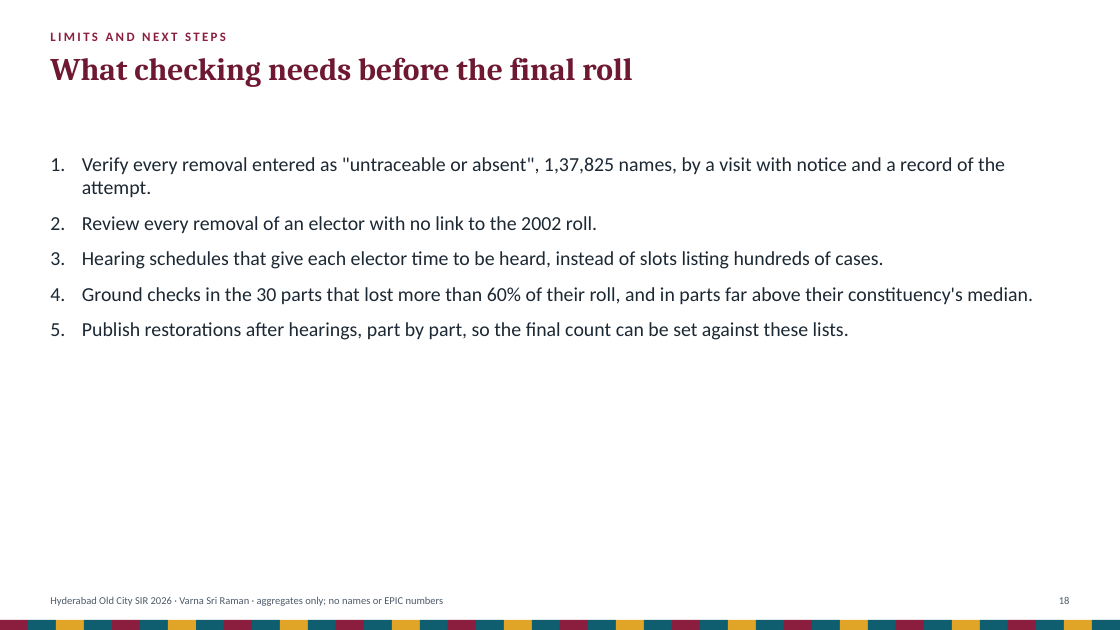
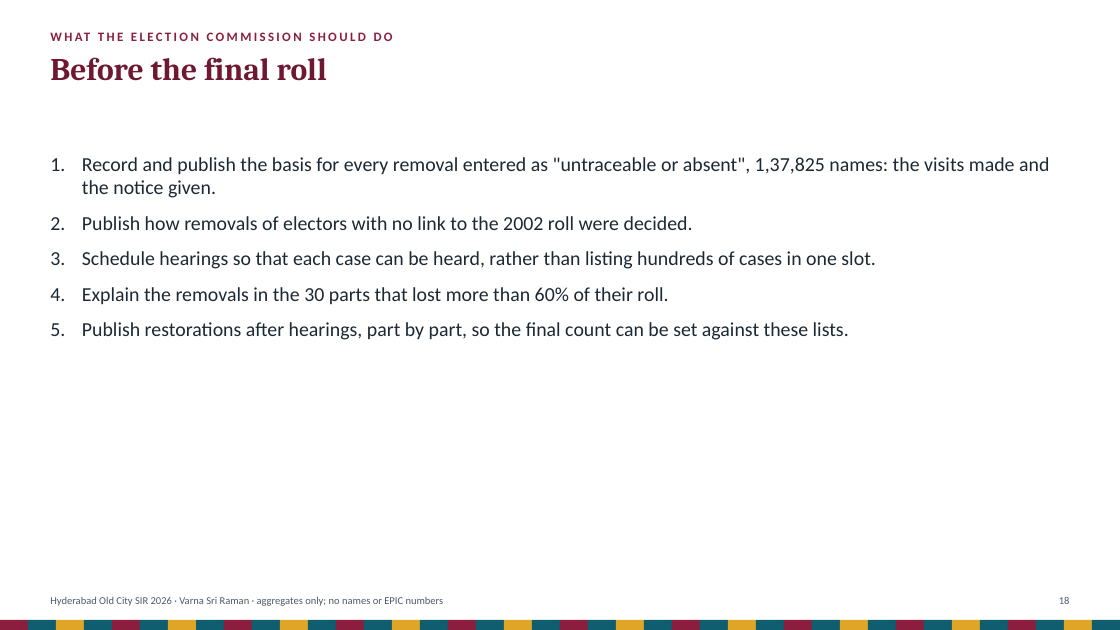
Before and after one commit to Varnasr/INDIA-DATA, a slide deck: slide 18 of reports/hyderabad-old-city-sir-2026-deck.pptx. Drawn at 1120x630 pixels with LibreOffice and Linux fonts; fonts in the diff are those of the drawing. Boxes give left, top, right and bottom in pixels: in the first picture for what was removed or moved away, otherwise in the second. Text is boxed around its words. In the diff, an @@ line names an element or a change of style, - is before the commit and + after.

```diff
--- a/reports/hyderabad-old-city-sir-2026-deck.pptx
+++ b/reports/hyderabad-old-city-sir-2026-deck.pptx
@@ text at box(50, 57, 327, 81): text changed @@
-What checking needs before the final roll
+Before the final roll
@@ text at box(50, 32, 226, 41): text changed @@
-LIMITS AND NEXT STEPS
+WHAT THE ELECTION COMMISSION SHOULD DO
@@ text at box(82, 157, 1049, 305): text changed @@
-1. Verify every removal entered as "untraceable or absent", 1,37,825 names, by a visit with notice and a record of the attempt.
-2. Review every removal of an elector with no link to the 2002 roll.
-3. Hearing schedules that give each elector time to be heard, instead of slots listing hundreds of cases.
-4. Ground checks in the 30 parts that lost more than 60% of their roll, and in parts far above their constituency's median.
+1. Record and publish the basis for every removal entered as "untraceable or absent", 1,37,825 names: the visits made and the notice given.
+2. Publish how removals of electors with no link to the 2002 roll were decided.
+3. Schedule hearings so that each case can be heard, rather than listing hundreds of cases in one slot.
+4. Explain the removals in the 30 parts that lost more than 60% of their roll.
```
Also in this commit, not shown: 4 other slides changed, 51 other files.
